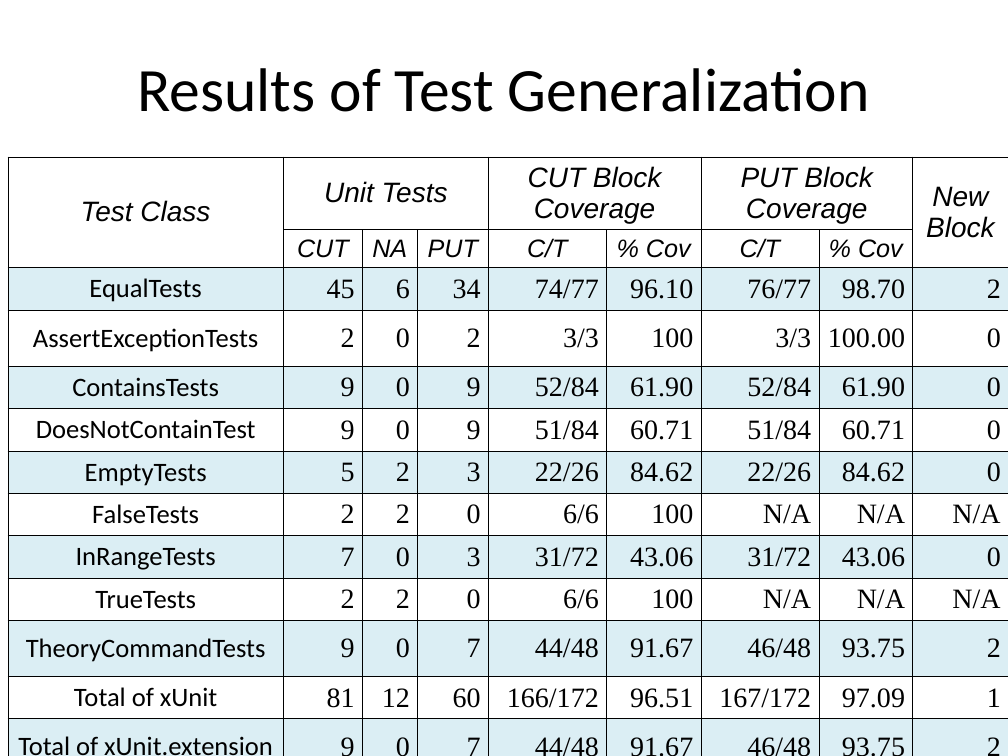
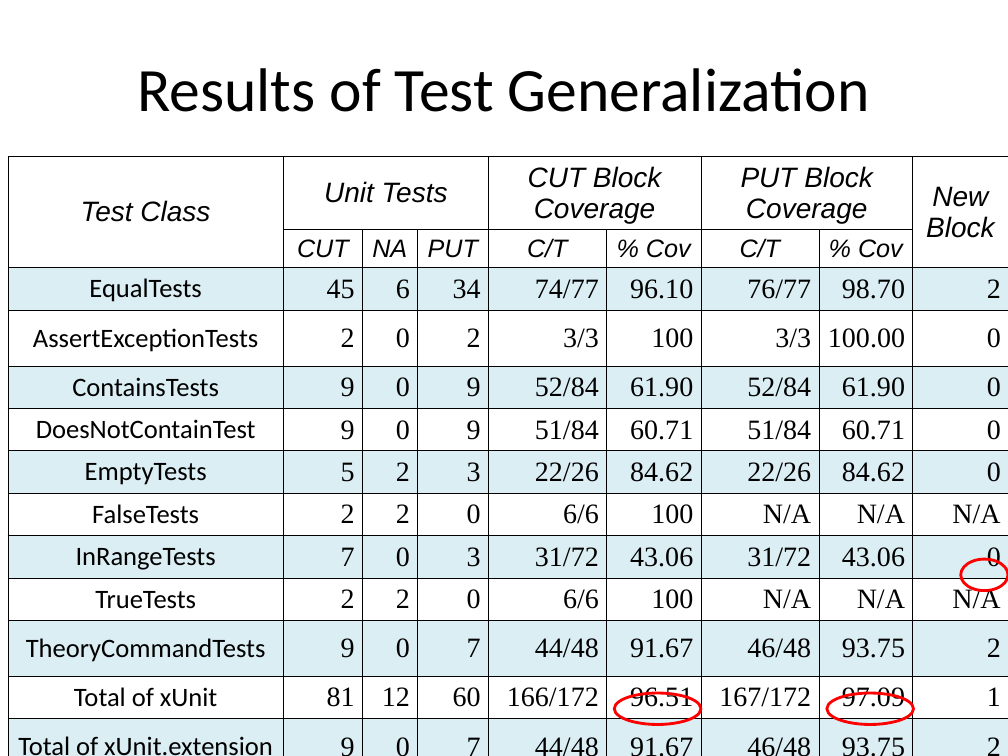
Before and after one commit to mentaman/cspat, a slide deck: slide 10 of xunit/report/Testing.ppt (slide 8 before the commit). Drawn at 1008x756 pixels with LibreOffice and Linux fonts; fonts in the diff are those of the drawing. Boxes give left, top, right and bottom in pixels: in the first picture for what was removed or moved away, otherwise in the second. Text is boxed around its words. In the diff, an @@ line names an element or a change of style, - is before the commit and + after.

```diff
--- a/xunit/report/Testing.ppt
+++ b/xunit/report/Testing.ppt
@@ ellipse added at (961,559,1008,591), outline #FF0000 2.01 pt @@
@@ ellipse added at (614,694,701,725), outline #FF0000 2.01 pt @@
@@ ellipse added at (827,694,913,725), outline #FF0000 2.01 pt @@
```
Also in this commit, not shown: 4 other slides changed, 5 slides added, 3 slides removed.
